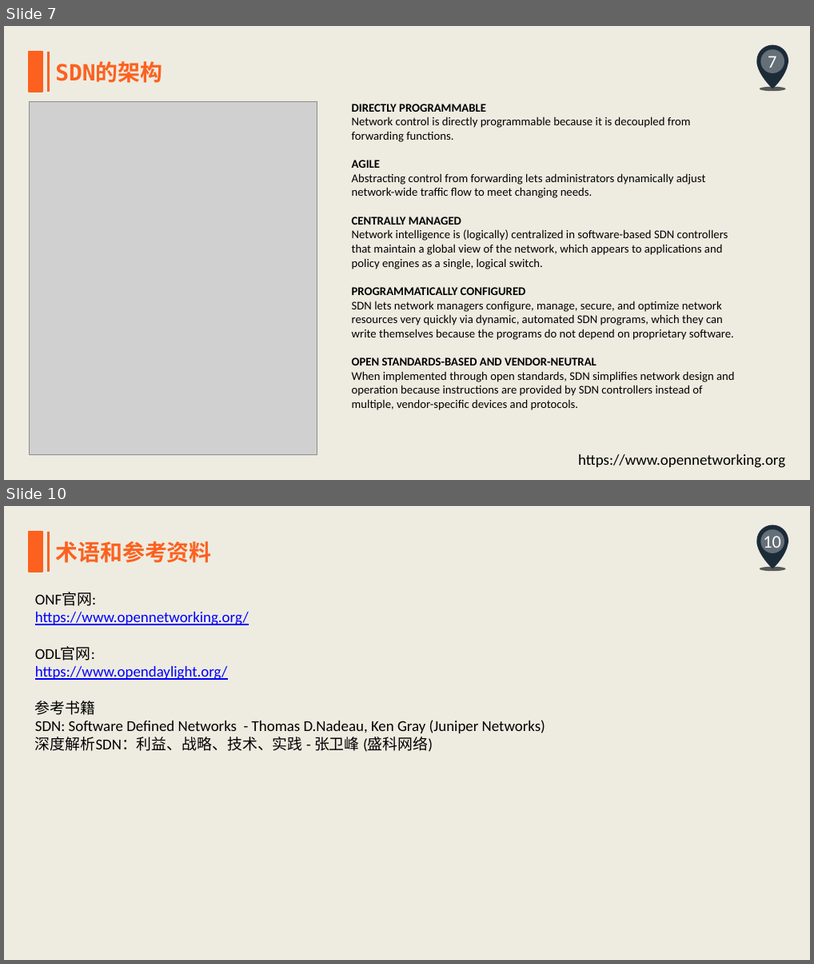
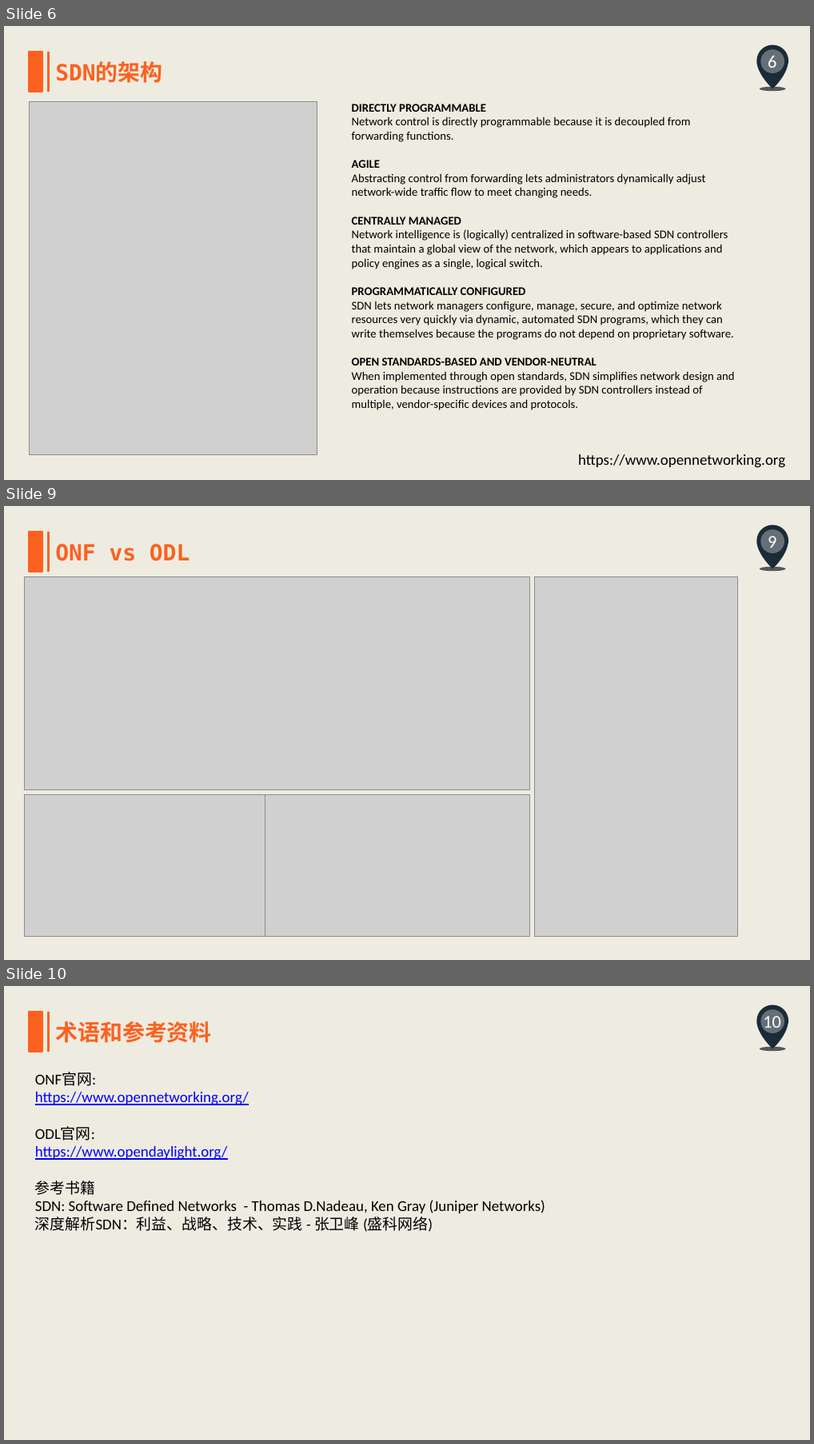
Before and after one commit to ZhouRock/NewTechnology, a slide deck: SDN/SDN入门之旅.pptx. Shown one above the other, each under a label of ours: slides 7 and 10 before the commit, slides 6, 9 and 10 after it; the slides between them are not shown. The pictures are 814x964 and 814x1444 pixels, drawn with LibreOffice and Linux fonts; fonts in the diff are those of the drawing; grey boxes stand for pictures. Boxes give left, top, right and bottom in pixels: in the first picture for what was removed or moved away, otherwise in the second. Text is boxed around its words. In the diff, an @@ line names an element or a change of style, - is before the commit and + after.

```diff
--- a/SDN/SDN入门之旅.pptx
+++ b/SDN/SDN入门之旅.pptx
@@ slide 9 added at <box>4,506,810,960</box>, background #EEECE1; not listed: 3 template elements that a slide beside it also shows @@
@@ rectangle added at <box>29,532,42,572</box>, fill #FC611F, outline #FC611F 2 pt @@
@@ line added from (48, 532) to (48, 572), #FC611F 3 pt @@
@@ text added at <box>55,544,190,561</box>, 26.7 pt, text #FC611F, bold @@
+ONF vs ODL
@@ page number added at <box>768,536,777,553</box>, 21.3 pt, text #FFFFFF @@
+9
@@ picture added at <box>25,576,530,790</box> @@
@@ picture added at <box>535,576,738,936</box> @@
@@ picture added at <box>25,795,267,936</box> @@
@@ picture added at <box>266,795,530,936</box> @@
@@ what was slide 7 is now slide 6 @@
@@ page number at <box>768,56,777,73</box>: text changed @@
-7
+6
```
Also in this commit, not shown: 3 slides changed, 1 other slide added, 2 slides removed, 1 other file.
